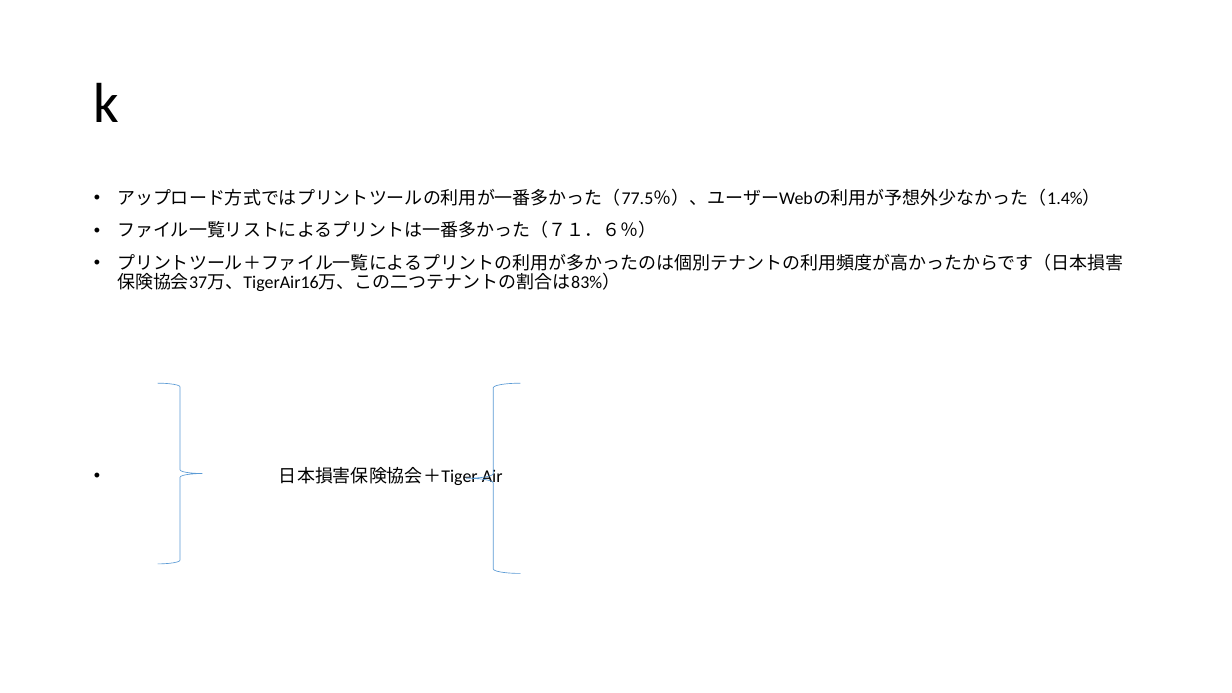
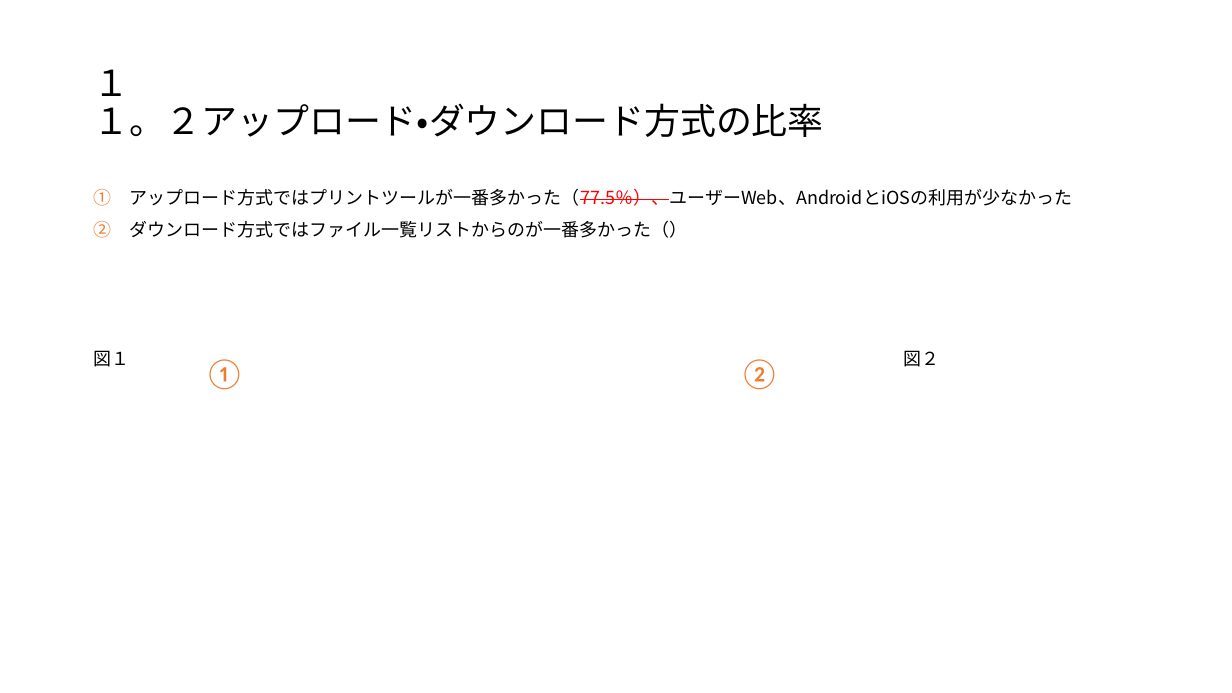
Before and after one commit to satiez/test, a slide deck: slide 4 of 報告.pptx (slide 3 before the commit). Drawn at 1232x693 pixels with LibreOffice and Linux fonts; fonts in the diff are those of the drawing. Boxes give left, top, right and bottom in pixels: in the first picture for what was removed or moved away, otherwise in the second. Text is boxed around its words. In the diff, an @@ line names an element or a change of style, - is before the commit and + after.

```diff
--- a/報告.pptx
+++ b/報告.pptx
@@ title at [94, 69, 824, 137]: text changed; size 44 to 28 pt @@
-k
+１
+１。２アップロード・ダウンロード方式の比率
@@ text at [94, 188, 1072, 367]: text changed; font Calibri to Noto Sans CJK JP @@
-• アップロード方式ではプリントツールの利用が一番多かった（77.5％）、ユーザーWebの利用が予想外少なかった（1.4%）
-• ファイル一覧リストによるプリントは一番多かった（７１．６％）
-• プリントツール＋ファイル一覧によるプリントの利用が多かったのは個別テナントの利用頻度が高かったからです（日本損害保険協会37万、TigerAir16万、この二つテナントの割合は83%）
-• 日本損害保険協会＋Tiger Air
+① アップロード方式ではプリントツールが一番多かった（77.5％）、ユーザーWeb、AndroidとiOSの利用が少なかった
+② ダウンロード方式ではファイル一覧リストからのが一番多かった（）
+図１ 図２
@@ text added at [204, 359, 245, 390], 24 pt, text #ED7D31 @@
+①
@@ text added at [739, 359, 780, 390], 24 pt, text #ED7D31 @@
+②
@@ right brace removed at [158, 384, 203, 565] @@
@@ left brace removed at [466, 384, 520, 574] @@
```
Also in this commit, not shown: 8 other slides changed, 3 slides added, 2 slides removed.
